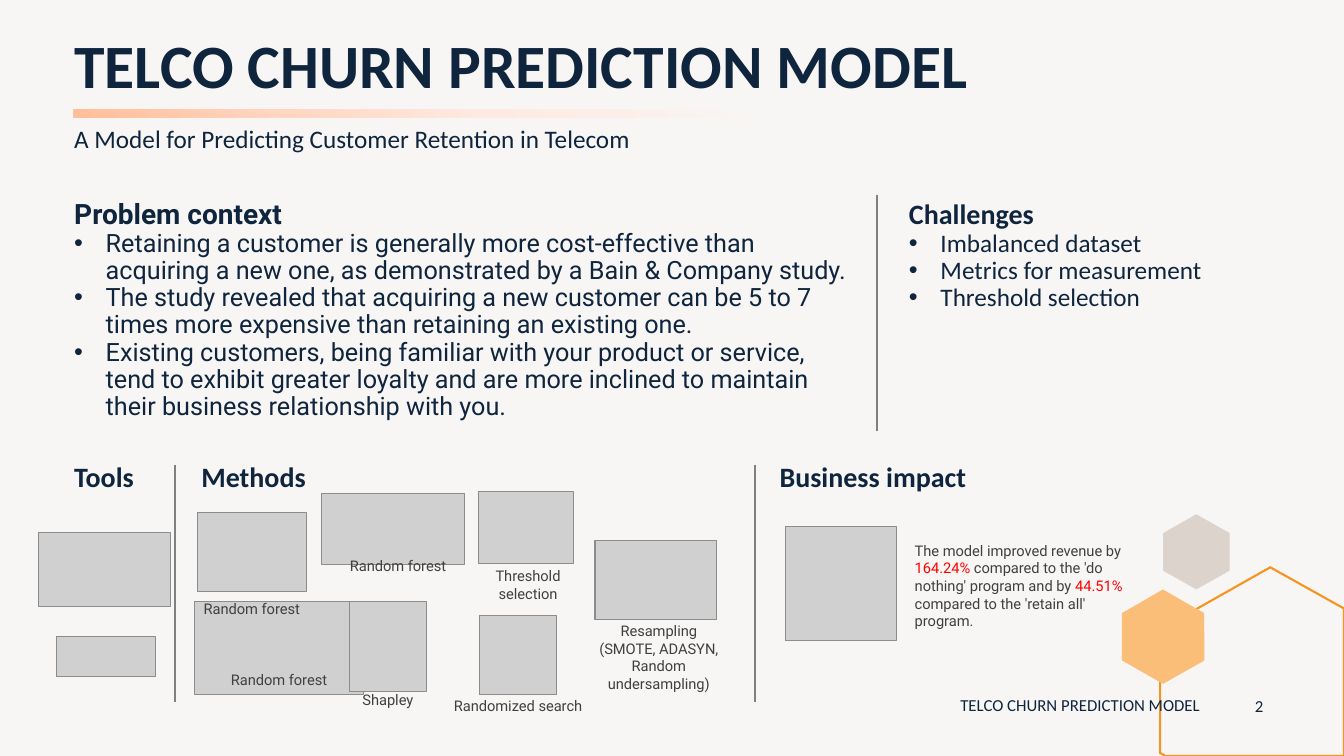
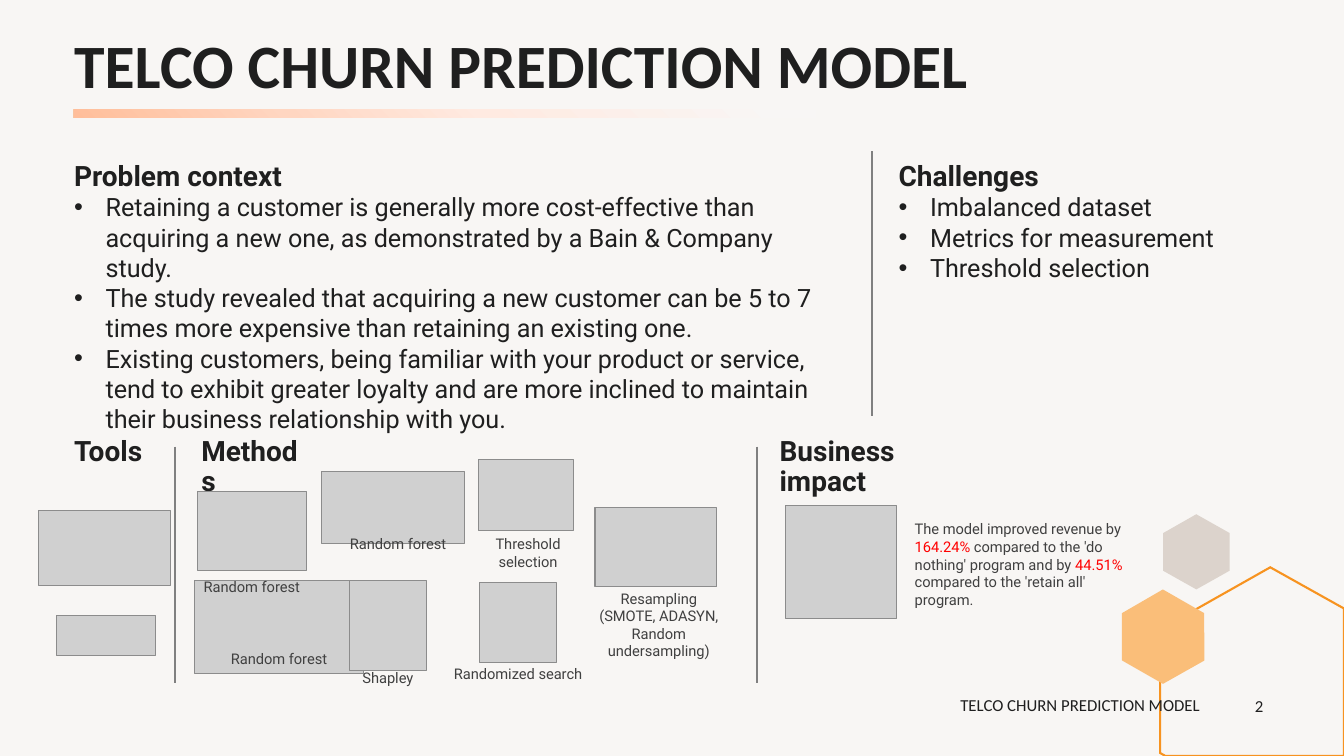
Before and after one commit to peerapat-t/telco_churn_prediction_model, a slide deck: slide 2 of Telco churn prediction model presentation.pptx. Drawn at 1344x756 pixels with LibreOffice and Linux fonts; fonts in the diff are those of the drawing; grey boxes stand for pictures. Boxes give left, top, right and bottom in pixels: in the first picture for what was removed or moved away, otherwise in the second. Text is boxed around its words. In the diff, an @@ line names an element or a change of style, - is before the commit and + after.

```diff
--- a/Telco churn prediction model presentation.pptx
+++ b/Telco churn prediction model presentation.pptx
@@ text removed at <box>74,130,630,153</box> @@
-A Model for Predicting Customer Retention in Telecom
@@ text "Problem context": place and size @@
-text "Problem context" at <box>74,203,846,421</box>
+text "Problem context" at <box>74,165,811,404</box>
@@ text "Problem context" at <box>74,165,811,404</box>: text colour #0F253E to #1F1F1F; line spacing 0.9 to 1 @@
@@ line moved from (877, 196) - (877, 431) to (872, 151) - (872, 416) @@
@@ text "Challenges": place and size @@
-text "Challenges" at <box>940,234,1201,306</box>
+text "Challenges" at <box>930,197,1214,278</box>
@@ text "Challenges" at <box>930,197,1214,278</box>: font Calibri to Roboto, text colour #0F253E to #1F1F1F; line spacing 0.9 to 1 @@
@@ 7 pictures, 5 texts, 2 lines: place and size @@
-7 pictures, 5 texts, 2 lines at <box>38,466,1122,708</box>
+7 pictures, 5 texts, 2 lines at <box>38,447,1122,686</box>
@@ 3 texts: place and size @@
-3 texts at <box>74,467,966,492</box>
+3 texts at <box>74,433,895,497</box>
@@ font Calibri to Roboto, text colour #0F253E to #1F1F1F in 3 elements at <box>74,440,142,462</box>, <box>192,433,321,476</box>, <box>780,440,895,497</box> @@
@@ text "Threshold selection": place and size @@
-text "Threshold selection" at <box>496,570,561,599</box>
+text "Threshold selection" at <box>496,538,561,567</box>
@@ 3 pictures, 1 text: place and size @@
-3 pictures, 1 text at <box>479,492,718,695</box>
+3 pictures, 1 text at <box>479,460,718,662</box>
@@ text "Randomized search": place and size @@
-text "Randomized search" at <box>454,700,583,711</box>
+text "Randomized search" at <box>454,668,583,679</box>
@@ text colour #0F253E to #1F1F1F in 3 elements at <box>74,47,967,89</box>, <box>1255,701,1263,712</box>, <box>960,697,1200,715</box> @@
```
Also in this commit, not shown: 21 other slides changed, 1 other file.
